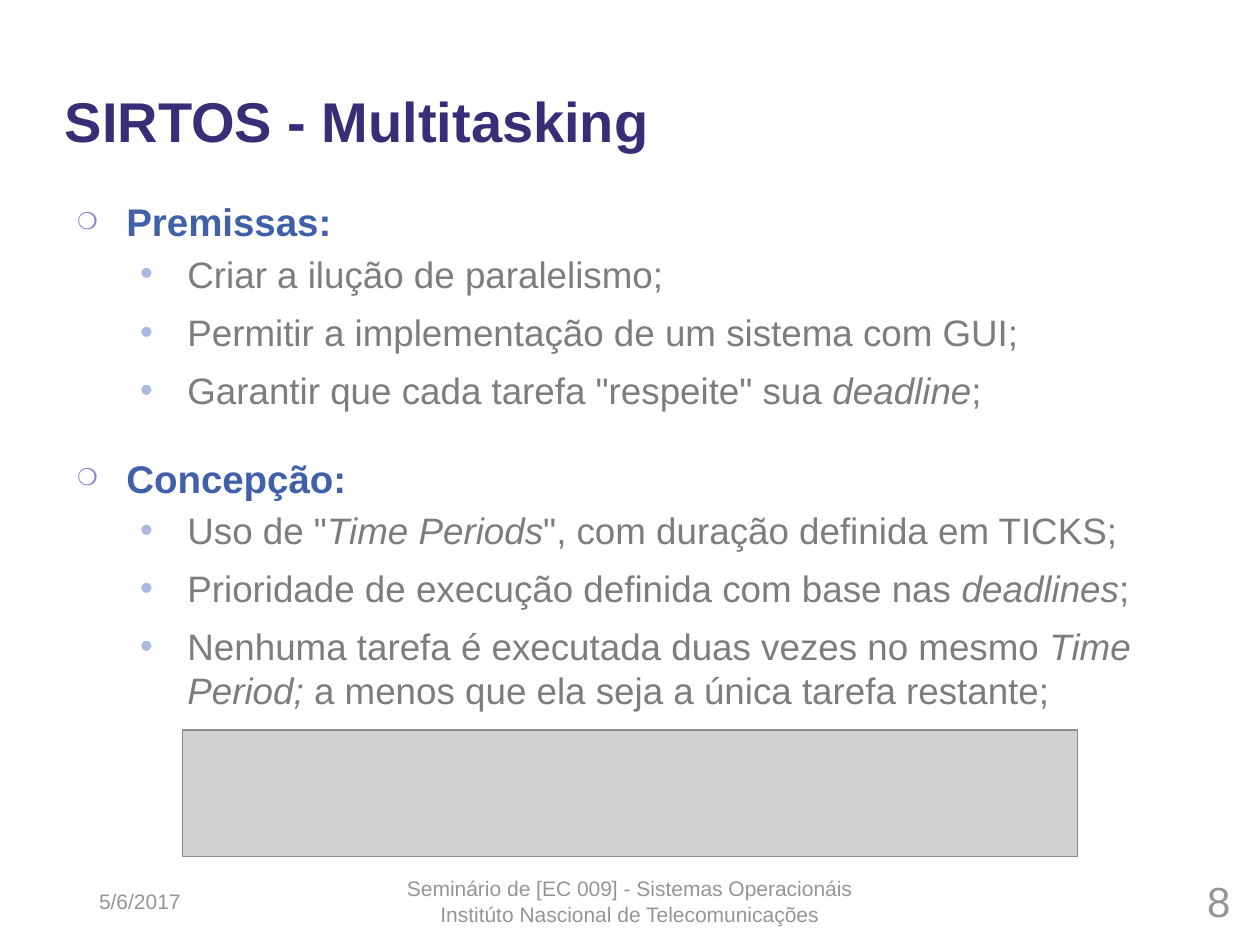
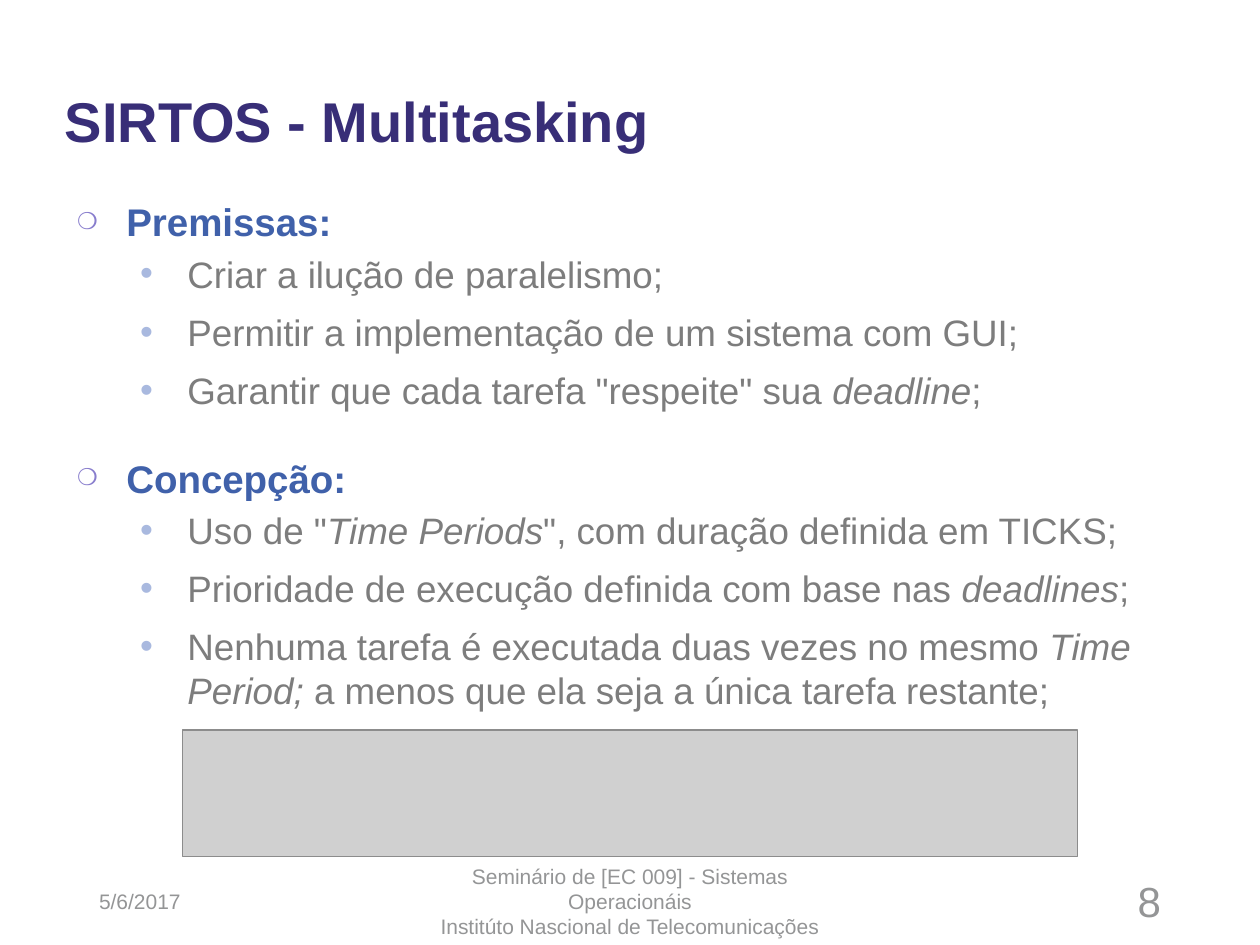
Before and after one commit to VitorDiToro/RTOSs_Semin-rioDeSO-Inatel, a slide deck: slide 8 of Seminario-PPTX.pptx. Drawn at 1260x945 pixels with LibreOffice and Linux fonts; fonts in the diff are those of the drawing; grey boxes stand for pictures; background and template pictures are left out. Boxes give left, top, right and bottom in pixels: in the first picture for what was removed or moved away, otherwise in the second. Text is boxed around its words. In the diff, an @@ line names an element or a change of style, - is before the commit and + after.

```diff
--- a/Seminario-PPTX.pptx
+++ b/Seminario-PPTX.pptx
@@ text "Seminário de [EC 009] - ..." rewrapped from <box>407,880,852,926</box> to <box>441,868,818,939</box> @@
@@ page number: place and size @@
-page number at <box>1207,888,1230,918</box>
+page number at <box>1138,888,1161,918</box>
```
Also in this commit, not shown: 13 other slides changed, 1 other file.
